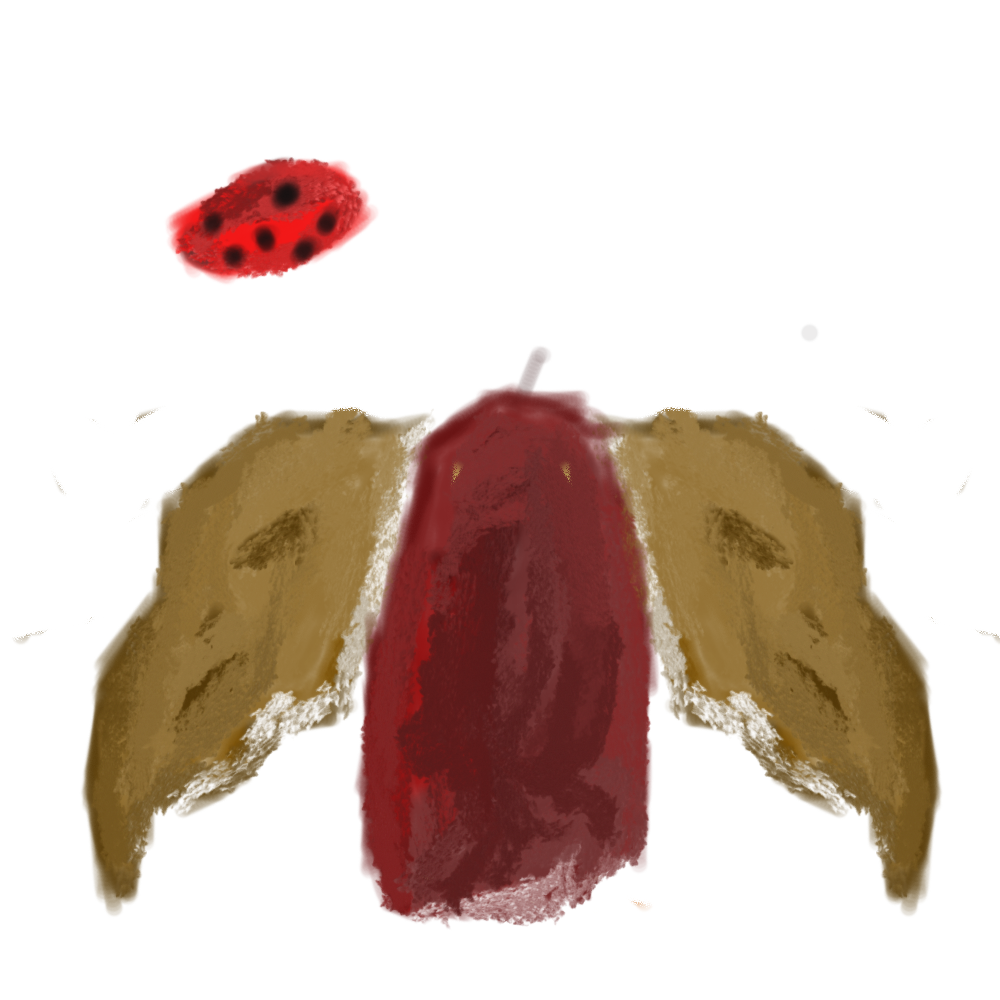
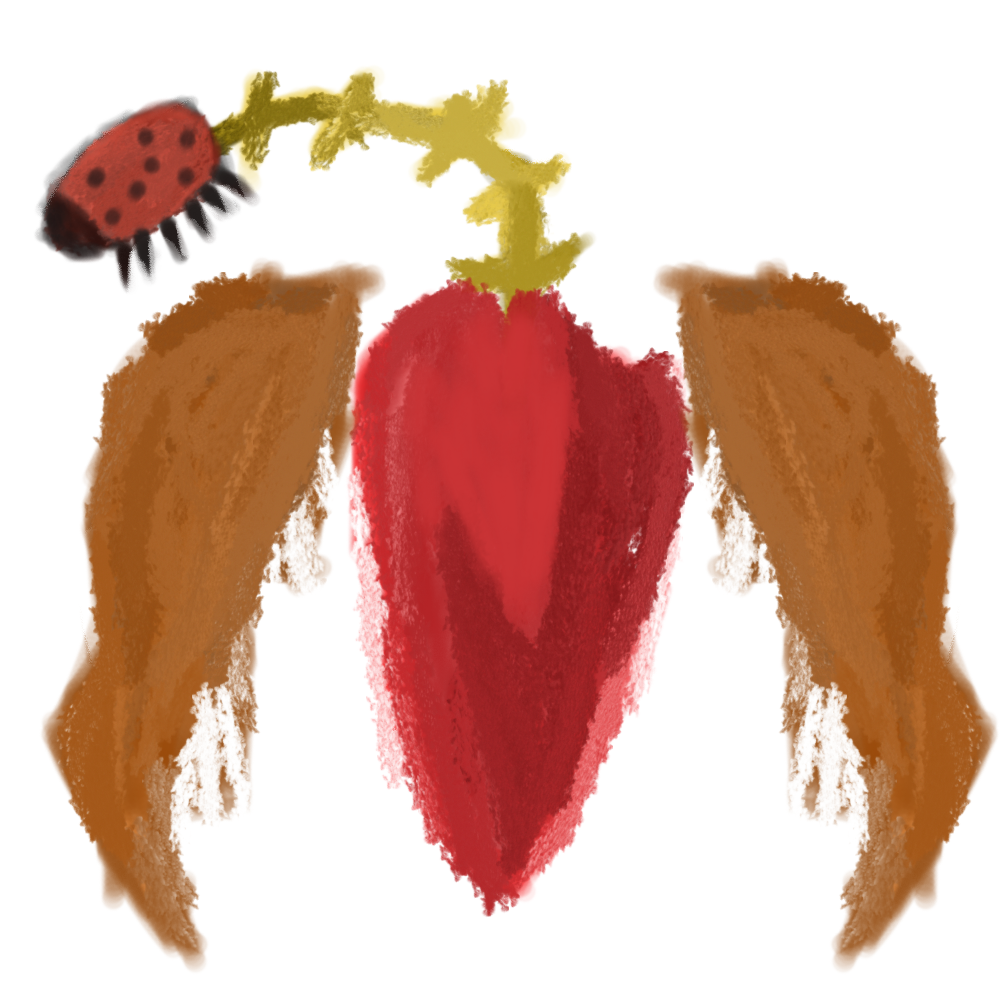
Comparing the layer stacks of the two 1000×1000 images. Changes:
renamed "Layer 3" to "rightWing", moved it above "leftWing", painted on it over box(12, 255, 1000, 974)
added layer "leftWing" above "head" over box(39, 255, 388, 974)
renamed "Layer 4" to "head", painted on it over box(33, 93, 1000, 919)
renamed "Layer 2" to "body", painted on it over box(344, 275, 789, 930)
renamed "Layer 1" to "neck", painted on it over box(163, 65, 820, 426)
